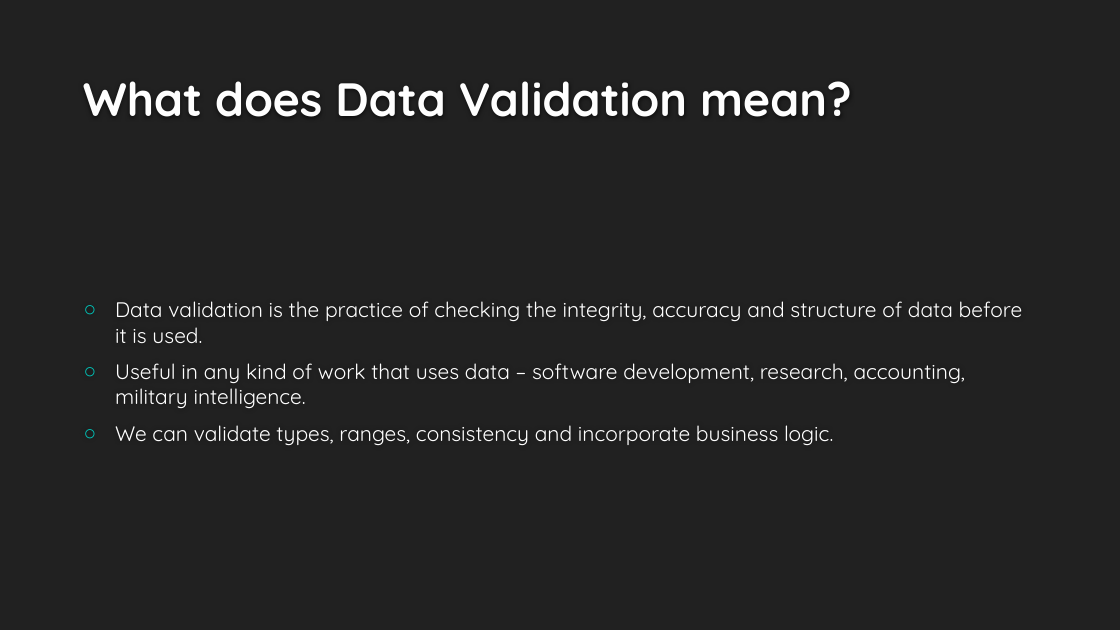
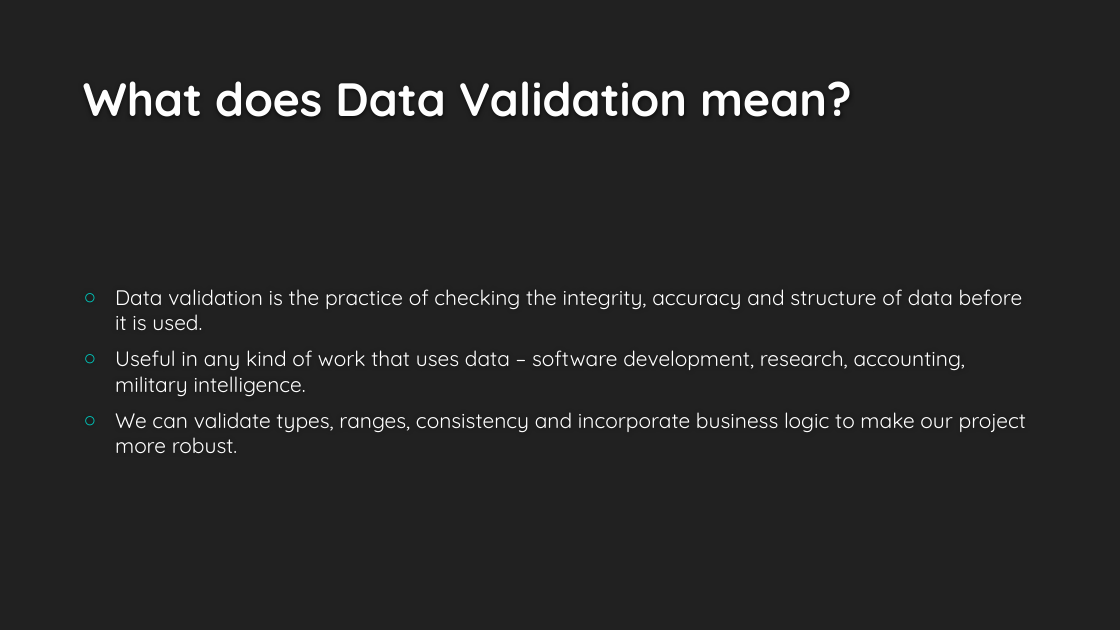
Before and after one commit to NatanMish/data_validation, a slide deck: slide 7 of Data Validation for Data Science.pptx. Drawn at 1120x630 pixels with LibreOffice and Linux fonts; fonts in the diff are those of the drawing; background and template pictures are left out. Boxes give left, top, right and bottom in pixels: in the first picture for what was removed or moved away, otherwise in the second. Text is boxed around its words. In the diff, an @@ line names an element or a change of style, - is before the commit and + after.

```diff
--- a/Data Validation for Data Science.pptx
+++ b/Data Validation for Data Science.pptx
@@ text at bbox=[115, 412, 1026, 453]: text changed @@
-○ We can validate types, ranges, consistency and incorporate business logic.
+○ We can validate types, ranges, consistency and incorporate business logic to make our project more robust.
```
Also in this commit, not shown: 1 other slide changed, 2 slides added, 4 other files.
